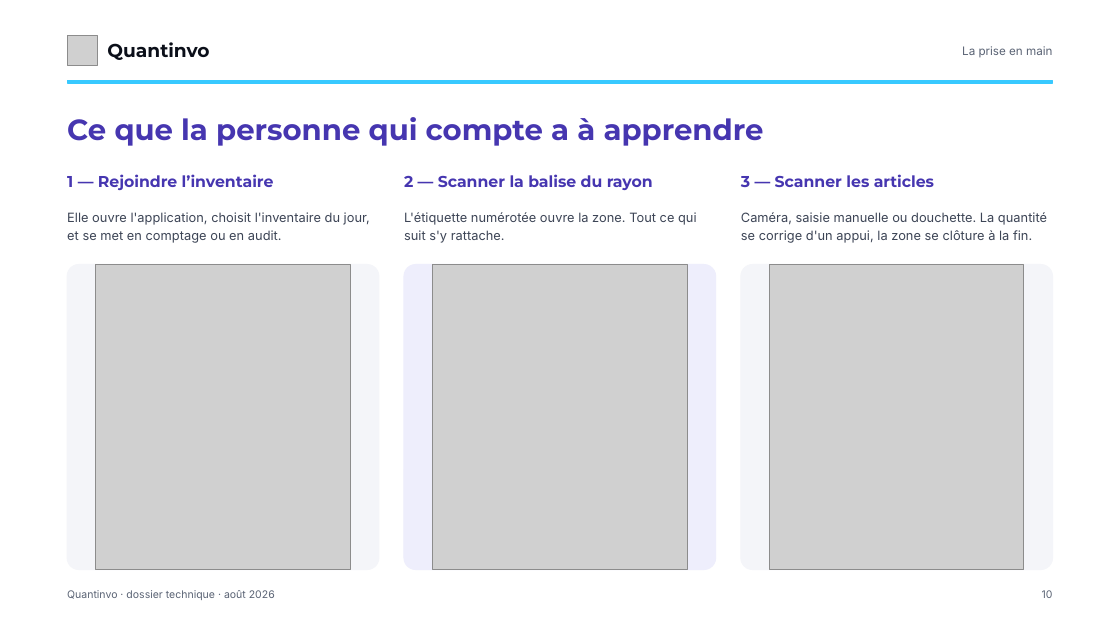
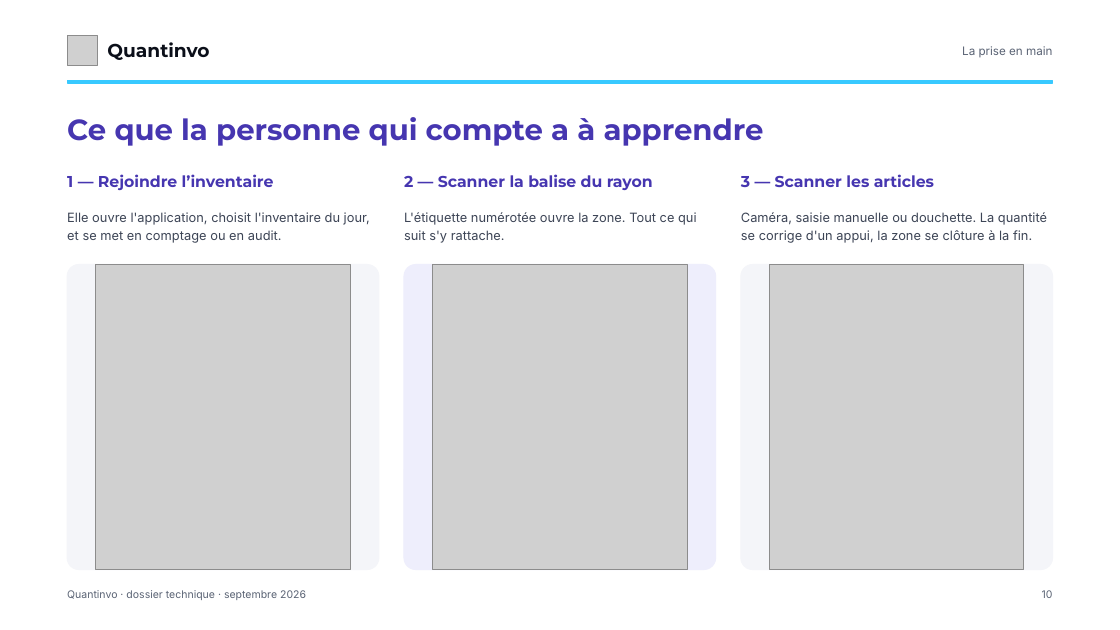
Before and after one commit to devkaylab/Inventaire, a slide deck: slide 10 of docs/entreprise/deck/Quantinvo-dossier-DSI-marque.pptx. Drawn at 1120x630 pixels with LibreOffice and Linux fonts; fonts in the diff are those of the drawing; grey boxes stand for pictures. Boxes give left, top, right and bottom in pixels: in the first picture for what was removed or moved away, otherwise in the second. Text is boxed around its words. In the diff, an @@ line names an element or a change of style, - is before the commit and + after.

```diff
--- a/docs/entreprise/deck/Quantinvo-dossier-DSI-marque.pptx
+++ b/docs/entreprise/deck/Quantinvo-dossier-DSI-marque.pptx
@@ text at (x1=67, y1=590, x2=306, y2=600): text changed @@
-Quantinvo · dossier technique · août 2026
+Quantinvo · dossier technique · septembre 2026
```
Also in this commit, not shown: 15 other slides changed, 2 other files.
